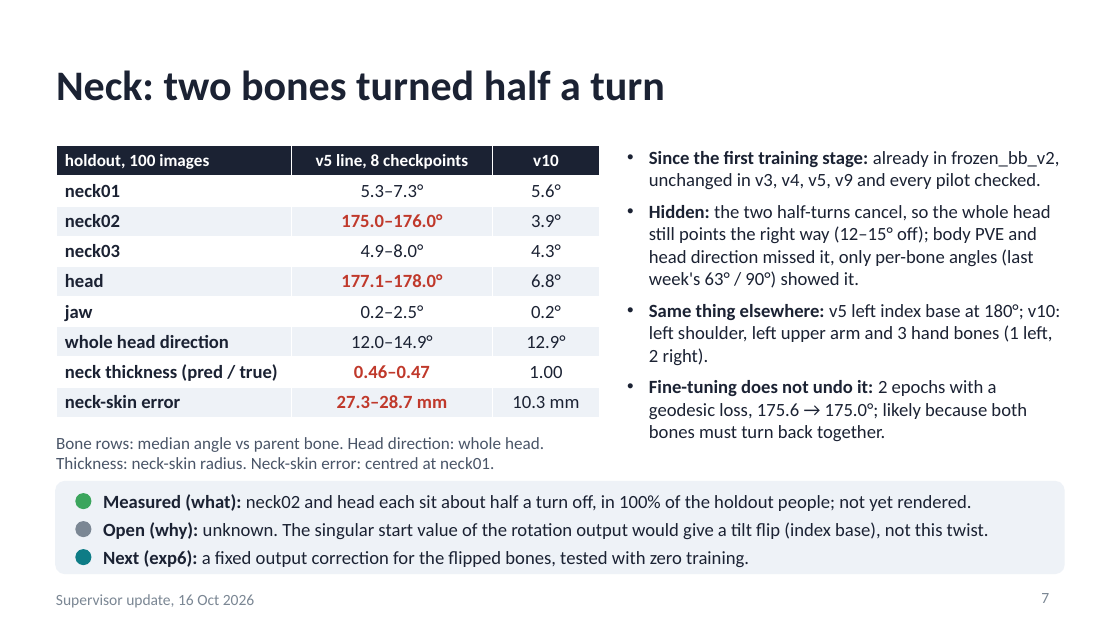
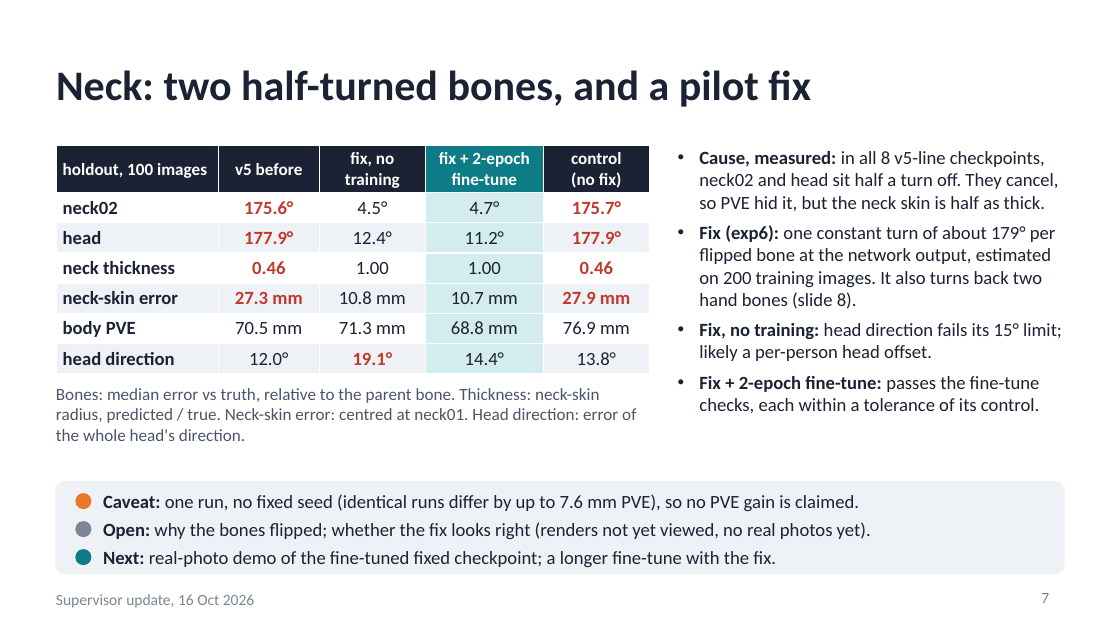
Before and after one commit to saadnajib/Multi-Person-Whole-Body-Human-Mesh-Recovery-in-a-Single-Shot-with-Annyone-dataset-and-3dpw-dataset, a slide deck: slide 7 of docs/supervisor_update_2026-10-16.pptx. Drawn at 1120x630 pixels with LibreOffice and Linux fonts; fonts in the diff are those of the drawing. Boxes give left, top, right and bottom in pixels: in the first picture for what was removed or moved away, otherwise in the second. Text is boxed around its words. In the diff, an @@ line names an element or a change of style, - is before the commit and + after.

```diff
--- a/docs/supervisor_update_2026-10-16.pptx
+++ b/docs/supervisor_update_2026-10-16.pptx
@@ title at [56, 70, 811, 107]: text changed @@
-Neck: two bones turned half a turn
+Neck: two half-turned bones, and a pilot fix
@@ table at [56, 146, 650, 369] @@
-holdout, 100 images | v5 line, 8 checkpoints | v10
-neck01 | 5.3–7.3° | 5.6°
-neck02 | 175.0–176.0° | 3.9°
-neck03 | 4.9–8.0° | 4.3°
-head | 177.1–178.0° | 6.8°
-jaw | 0.2–2.5° | 0.2°
-whole head direction | 12.0–14.9° | 12.9°
-neck thickness (pred / true) | 0.46–0.47 | 1.00
-neck-skin error | 27.3–28.7 mm | 10.3 mm
+holdout, 100 images | v5 before | fix, no training | fix + 2-epoch fine-tune | control (no fix)
+neck02 | 175.6° | 4.5° | 4.7° | 175.7°
+head | 177.9° | 12.4° | 11.2° | 177.9°
+neck thickness | 0.46 | 1.00 | 1.00 | 0.46
+neck-skin error | 27.3 mm | 10.8 mm | 10.7 mm | 27.9 mm
+body PVE | 70.5 mm | 71.3 mm | 68.8 mm | 76.9 mm
+head direction | 12.0° | 19.1° | 14.4° | 13.8°
@@ table: place and size @@
-table at [56, 146, 599, 412]
+table at [56, 146, 650, 369]
@@ text at [699, 151, 1062, 413]: text changed @@
-• Since the first training stage: already in frozen_bb_v2, unchanged in v3, v4, v5, v9 and every pilot checked.
-• Hidden: the two half-turns cancel, so the whole head still points the right way (12–15° off); body PVE and head direction missed it, only per-bone angles (last week's 63° / 90°) showed it.
-• Same thing elsewhere: v5 left index base at 180°; v10: left shoulder, left upper arm and 3 hand bones (1 left, 2 right).
-• Fine-tuning does not undo it: 2 epochs with a geodesic loss, 175.6 → 175.0°; likely because both bones must turn back together.
+• Cause, measured: in all 8 v5-line checkpoints, neck02 and head sit half a turn off. They cancel, so PVE hid it, but the neck skin is half as thick.
+• Fix (exp6): one constant turn of about 179° per flipped bone at the network output, estimated on 200 training images. It also turns back two hand bones (slide 8).
+• Fix, no training: head direction fails its 15° limit; likely a per-person head offset.
+• Fix + 2-epoch fine-tune: passes the fine-tune checks, each within a tolerance of its control.
@@ text at [56, 388, 636, 441]: text changed @@
-Bone rows: median angle vs parent bone. Head direction: whole head. Thickness: neck-skin radius. Neck-skin error: centred at neck01.
+Bones: median error vs truth, relative to the parent bone. Thickness: neck-skin radius, predicted / true. Neck-skin error: centred at neck01. Head direction: error of the whole head's direction.
@@ ellipse at [76, 494, 91, 508]: fill #3BA55D to #E8792B; outline #3BA55D 1 pt to #E8792B 1 pt @@
@@ text at [103, 494, 859, 511]: text changed @@
-Measured (what): neck02 and head each sit about half a turn off, in 100% of the holdout people; not yet rendered.
+Caveat: one run, no fixed seed (identical runs differ by up to 7.6 mm PVE), so no PVE gain is claimed.
@@ text at [103, 522, 871, 539]: text changed @@
-Open (why): unknown. The singular start value of the rotation output would give a tilt flip (index base), not this twist.
+Open: why the bones flipped; whether the fix looks right (renders not yet viewed, no real photos yet).
@@ text at [103, 551, 776, 567]: text changed @@
-Next (exp6): a fixed output correction for the flipped bones, tested with zero training.
+Next: real-photo demo of the fine-tuned fixed checkpoint; a longer fine-tune with the fix.
```
Also in this commit, not shown: 8 other slides changed, 4 other files.
